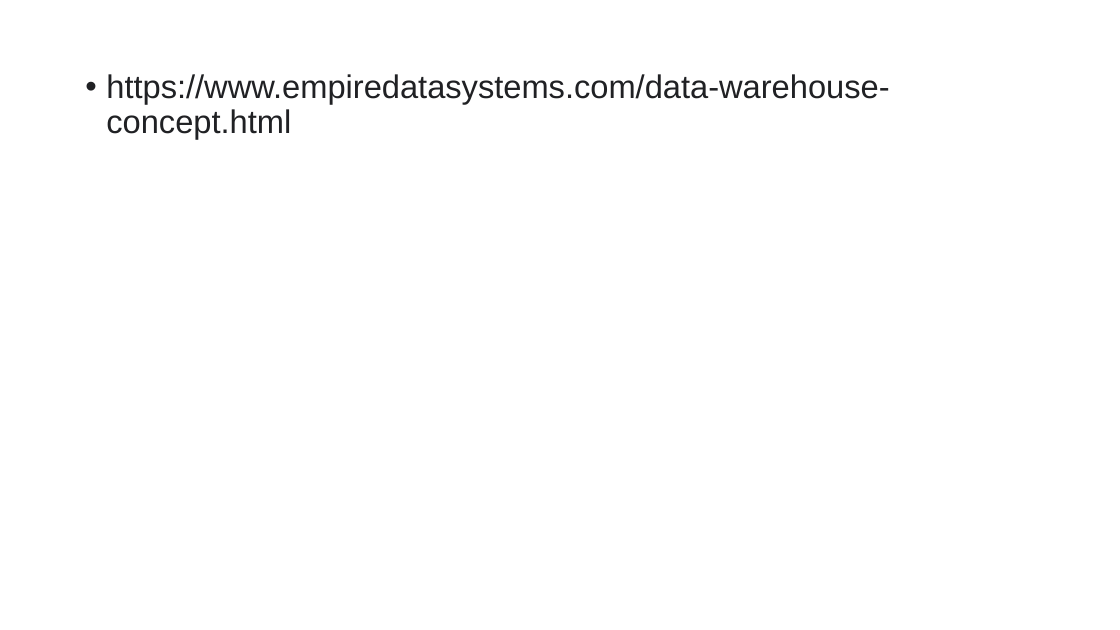
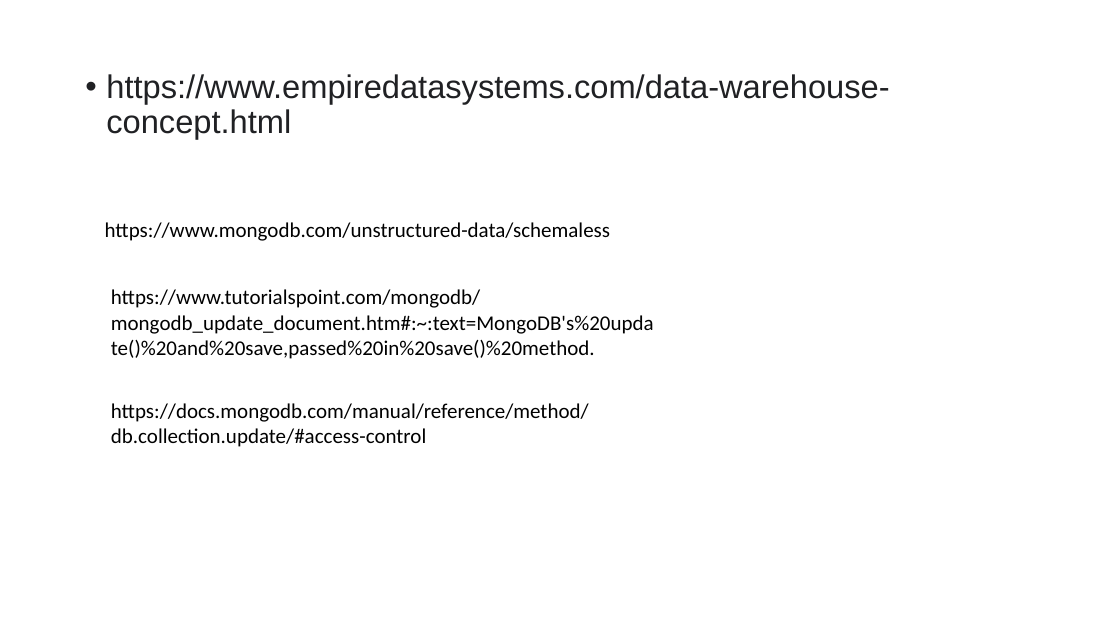
Before and after one commit to astorytraveler/astorytraveler.github.io, a slide deck: slide 9 of wwr/images/WEEK9.pptx (slide 7 before the commit). Drawn at 1120x630 pixels with LibreOffice and Linux fonts; fonts in the diff are those of the drawing. Boxes give left, top, right and bottom in pixels: in the first picture for what was removed or moved away, otherwise in the second. Text is boxed around its words. In the diff, an @@ line names an element or a change of style, - is before the commit and + after.

```diff
--- a/wwr/images/WEEK9.pptx
+++ b/wwr/images/WEEK9.pptx
@@ text added at [105, 222, 611, 241], 18 pt, text #000000 @@
+https://www.mongodb.com/unstructured-data/schemaless
@@ text added at [111, 289, 654, 359], 18 pt, text #000000 @@
+https://www.tutorialspoint.com/mongodb/mongodb_update_document.htm#:~:text=MongoDB's%20update()%20and%20save,passed%20in%20save()%20method.
@@ text added at [111, 403, 589, 447], 18 pt, text #000000 @@
+https://docs.mongodb.com/manual/reference/method/db.collection.update/#access-control
```
Also in this commit, not shown: 3 slides added, 1 slide removed, 8 other files.
